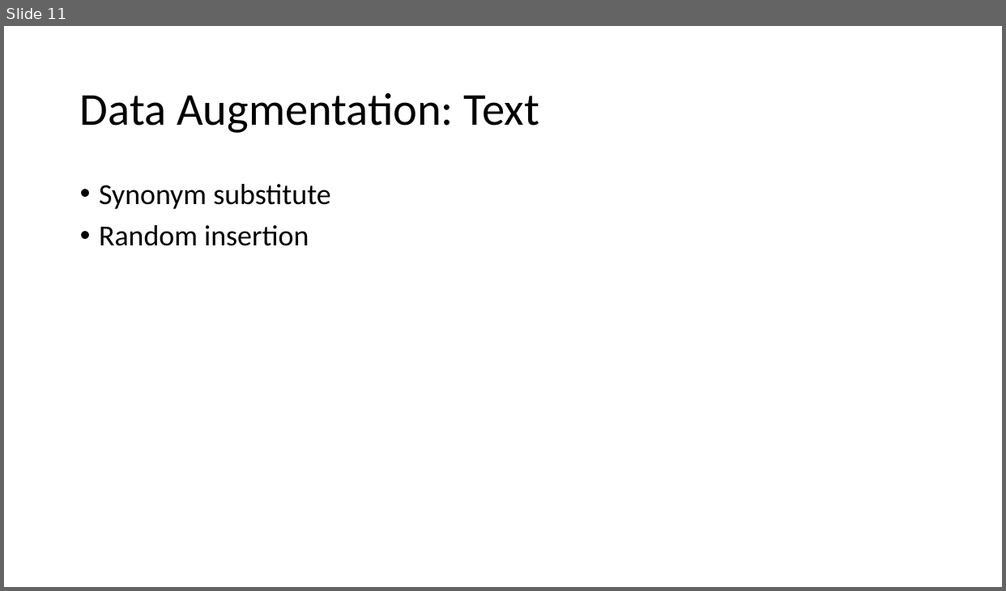
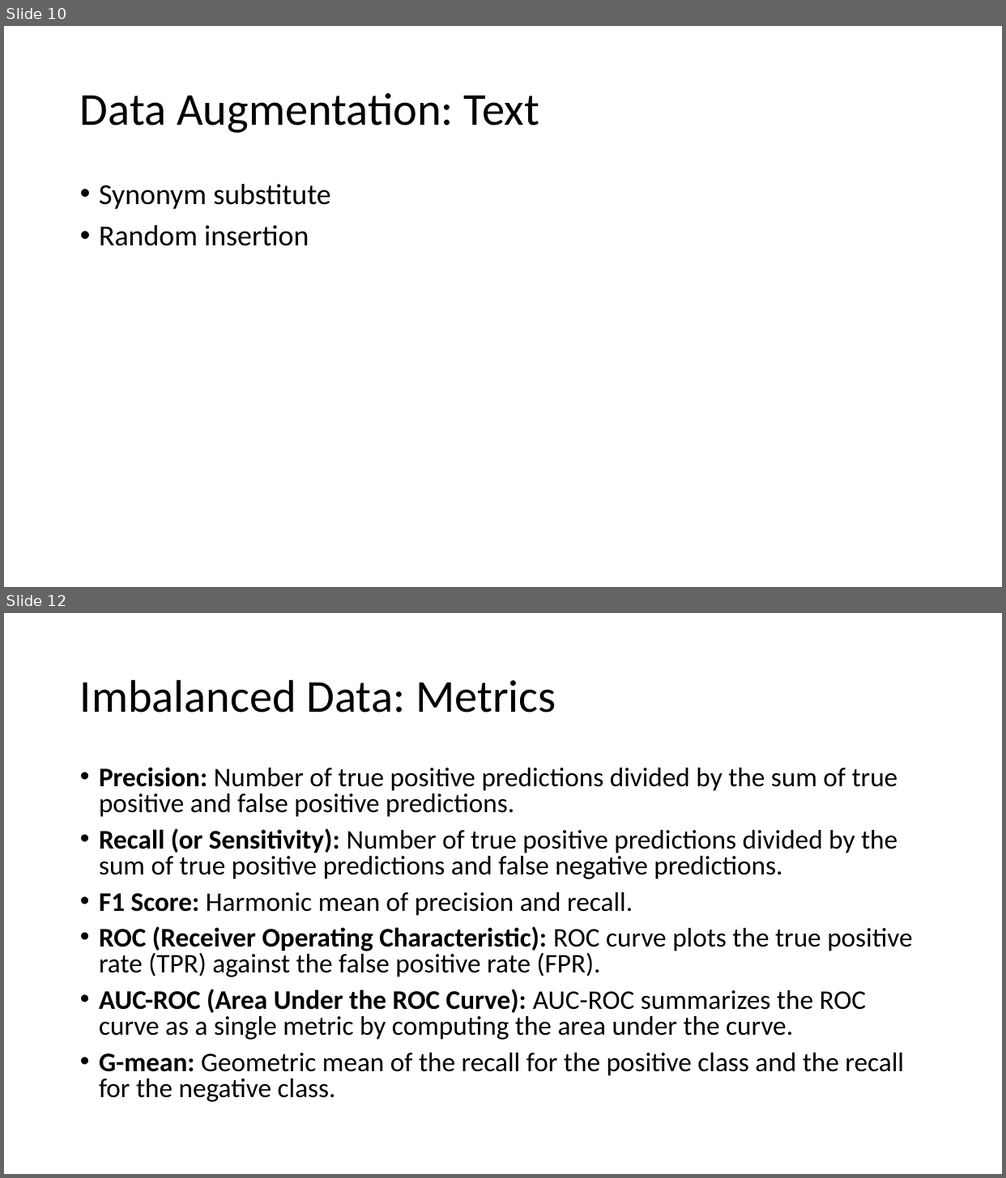
Before and after one commit to MICS-Lab/DeepLearningCourse, a slide deck: Slides_6.pptx. Shown one above the other, each under a label of ours: slide 11 before the commit, slides 10 and 12 after it; the slides between them are not shown. The pictures are 1006x591 and 1006x1178 pixels, drawn with LibreOffice and Linux fonts; fonts in the diff are those of the drawing. Boxes give left, top, right and bottom in pixels: in the first picture for what was removed or moved away, otherwise in the second. Text is boxed around its words. In the diff, an @@ line names an element or a change of style, - is before the commit and + after.

Commit message:
imbalanced data metrics

```diff
--- a/Slides_6.pptx
+++ b/Slides_6.pptx
@@ slide 12 added at <box>4,613,1002,1174</box>, background #FFFFFF @@
@@ title added at <box>80,679,556,713</box>, 44 pt, text #000000 @@
+Imbalanced Data: Metrics
@@ text added at <box>99,767,912,1102</box>, 25.9 pt, text #000000 @@
+• Precision: Number of true positive predictions divided by the sum of true positive and false positive predictions.
+• Recall (or Sensitivity): Number of true positive predictions divided by the sum of true positive predictions and false negative predictions.
+• F1 Score: Harmonic mean of precision and recall.
+• ROC (Receiver Operating Characteristic): ROC curve plots the true positive rate (TPR) against the false positive rate (FPR).
+• AUC-ROC (Area Under the ROC Curve): AUC-ROC summarizes the ROC curve as a single metric by computing the area under the curve.
+• G-mean: Geometric mean of the recall for the positive class and the recall for the negative class.
@@ what was slide 11 is now slide 10 @@
```
Also in this commit, not shown: 1 slide changed, 1 other slide added.
